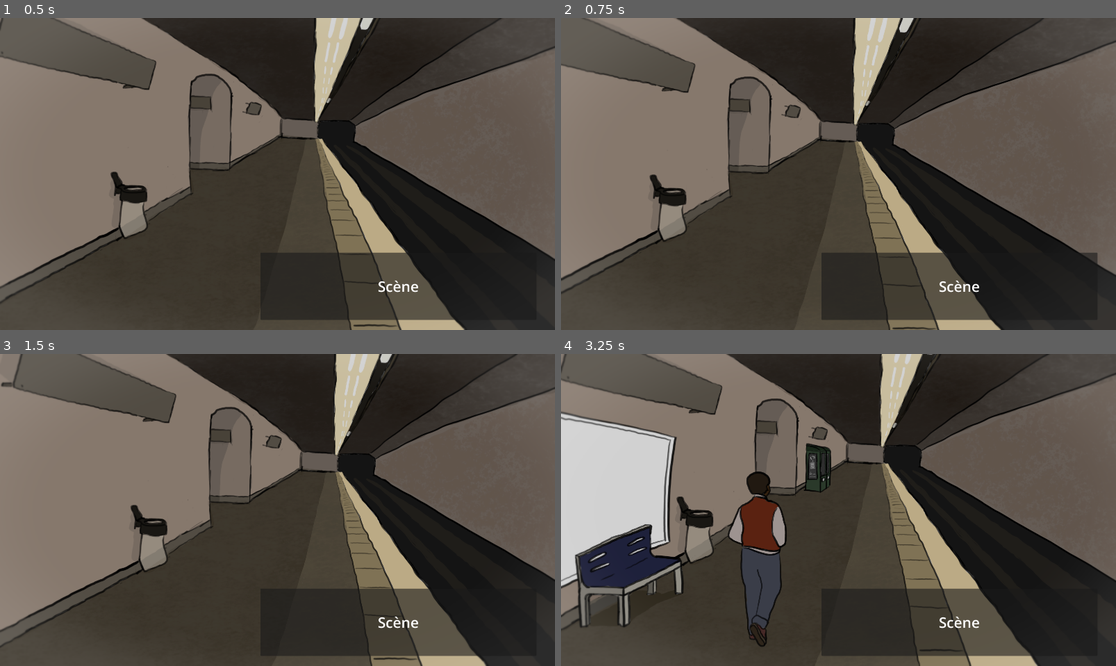
Above: before the commit, frames 1-4 (two rows, left to right).
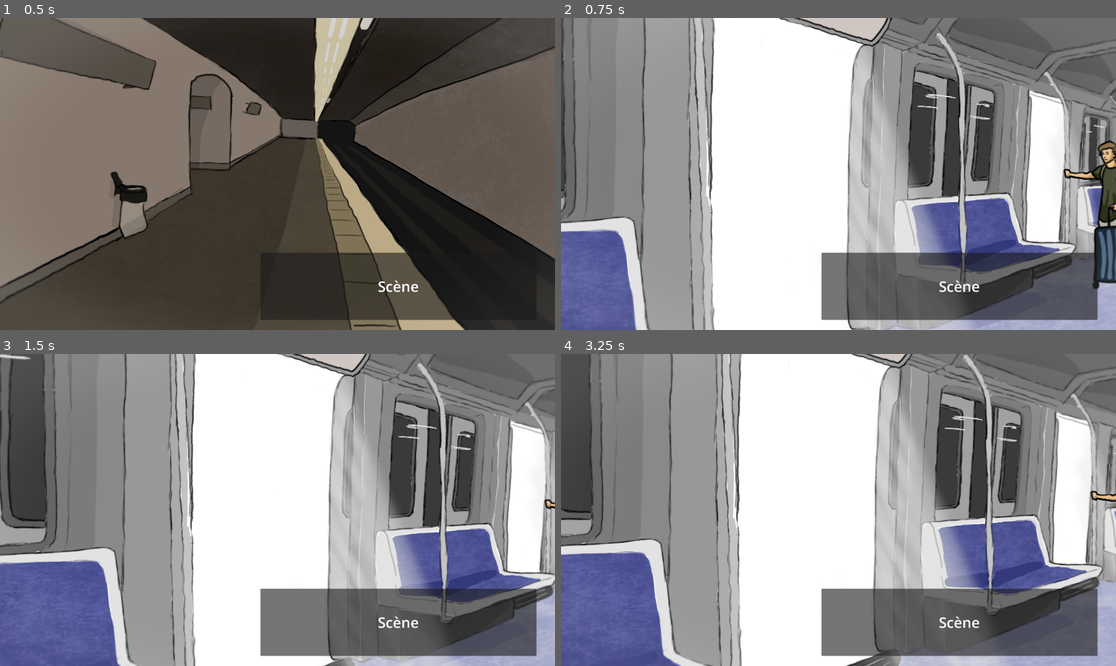
Above: after the commit, the same moments.

Repository: Hailsea/iliketrains
Game: Godot game, scene res://Scenes/MainTest.tscn
The game is run twice, just before and just after one commit, with the same random seed, the same clock (stepped at 60 frames per second) and the same inputs.
Inputs (mouse positions are in pixels of both pictures, inside the frame that each line leads up to):
- Up to frame 1 (0.5 s): no input
- Up to frame 2 (0.75 s): tap Enter (dialog_next) at 0.5 s; move the mouse to (960, 158) at 0.52 s; hold U from 0.53 s (still down); click (960, 158) at 0.67 s
- Up to frame 3 (1.5 s): tap Space at 1.25 s; move the mouse to (166, 525) at 1.27 s; release U at 1.28 s; tap Enter (dialog_next) at 1.35 s; click (166, 525) at 1.42 s
- Up to frame 4 (3.25 s): tap U at 1.55, 3.05 s; tap Enter (dialog_next) at 2 s; move the mouse to (894, 441) at 2.02 s; hold U 2.03-2.78 s; click (894, 441) at 2.17 s; tap Space at 2.75 s; move the mouse to (810, 572) at 2.77 s; tap R at 2.85 s; click (810, 572) at 2.92 s

Frame 1 is identical in both runs. In frame 2, 91% of the frame differs, in the area x 0-100%, y 0-100%; in frame 3, 92%; in frame 4, 95%.
Error before the commit: Invalid access to property or key 'Background' on a base object of type 'Dictionary'. (res://Scripts/main_test.gd:53)
Error after the commit: Invalid access to property or key 'Background' on a base object of type 'Dictionary'. (res://Scripts/main_test.gd:57)

Commit message:
correction door switch metro

Diff:
--- a/Scripts/main_test.gd
+++ b/Scripts/main_test.gd
@@ -45,6 +45,10 @@
 	if Input.is_key_pressed(KEY_Y):
 		print("----------------------------------------------------------------------Y")
 		switch_door()
+	if Input.is_key_pressed(KEY_U):
+		print("----------------------------------------------------------------------T")
+		change_scene("environnement_metro_interne_ouvert",["Portes_metro_interieur","Metro_carte","Homme_debout"])
+
 
 func load_trigger(trigger:String):
 	if not dialog_data["triggers"].has(trigger):
--- a/Scripts/metro_background_change.gd
+++ b/Scripts/metro_background_change.gd
@@ -5,7 +5,7 @@
 var interactive_element:Dictionary={"last":"Background"}
 var current_element:String=interactive_element["last"]
 var scene_instances:Dictionary[String,PackedScene]={}
-var backgrounds:Dictionary[String,PackedScene]={}
+var backgrounds:Dictionary[String,Resource]={}
 var open:bool=false
 
 func _instantiate() -> void:
@@ -13,11 +13,8 @@
 
 func _ready() -> void:
 	for i in ["environnement_metro_interne_fermé","environnement_metro_interne_ouvert"]:
-		var sprite_node = Sprite2D.new()
-		sprite_node.texture = load("res://Assets/Assets_interieur/"+i+".png")
-		var scene = PackedScene.new()
-		scene.pack(sprite_node)
-		backgrounds[i]=scene
+		backgrounds[i]=load("res://Assets/Backgrounds/"+i+".png")
+	print(backgrounds)
 	#Les portes doivent être le 1er node
 	for i in ["Portes_metro_interieur","Metro_carte","Homme_debout","Homme_assis"]:
 		scene_instances[i]=load("res://Scenes/Interactive_elements/"+i+".tscn")
@@ -57,26 +54,36 @@
 	return interactive_element["last"]
 
 func change_elements(background: String, elements: Array[String]) -> void:
-	if background=="environnement_metro_interne_fermé": open=true
-	if background=="environnement_metro_interne_ouvert" : open=false
-	get_child(0).texture=load("res://Assets/SI28_metro_assets/"+background+".png")
+	if background=="environnement_metro_interne_fermé": open=false
+	if background=="environnement_metro_interne_ouvert" : open=true
+	get_child(0).texture=backgrounds[background]
 	for child in get_children():
 		if child==get_child(0):
 			continue
-		child.queue_free()
+		child.free()
 	for i in scene_instances:
 		if i in elements:
-			add_child(scene_instances[i].instantiate())
+			create_node_from_instances(i,-1)
 
 func switch_doors():
 	print(open)
 	print("switching")
 	if open==true:
-		get_child(0).texture="environnement_metro_interne_fermé"
-		get_child(1).queue_free()
+		get_child(0).texture=backgrounds["environnement_metro_interne_fermé"]
+		get_child(1).free()
 	else:
 		assert(open==false,"ASSERT : open variable invalid")
-		get_child(0).texture="environnement_metro_interne_ouvert"
-		add_child(scene_instances["Portes_metro_interieur"].instantiate())
-		move_child(get_child(-1),1)
+		get_child(0).texture=backgrounds["environnement_metro_interne_ouvert"]
+		create_node_from_instances("Portes_metro_interieur",1)
 	open=!open
+
+func show_tree(balise):
+	print(balise)
+	for i in get_children():
+		print(i.name)
+	print(balise)
+
+func create_node_from_instances(name:String,place:int):
+	add_child(scene_instances[name].instantiate())
+	get_child(-1).name=name
+	if place!=-1: move_child(get_child(-1),place)
--- a/Scripts/platform_background_change.gd
+++ b/Scripts/platform_background_change.gd
@@ -84,12 +84,12 @@
 		return
 	assert(get_child(1).name.contains("Metro"),"Pas de metro")
 	if open==true:
-		get_child(2).queue_free()
-		get_child(1).queue_free()
+		get_child(2).free()
+		get_child(1).free()
 		create_node_from_instances("Metro_ferme",1)
 	else:
 		assert(open==false,"ASSERT : open variable invalid")
-		get_child(1).queue_free()
+		get_child(1).free()
 		create_node_from_instances("Metro_ouvert",1)
 		create_node_from_instances("Porte_ouverte",2)
 	open=!open
